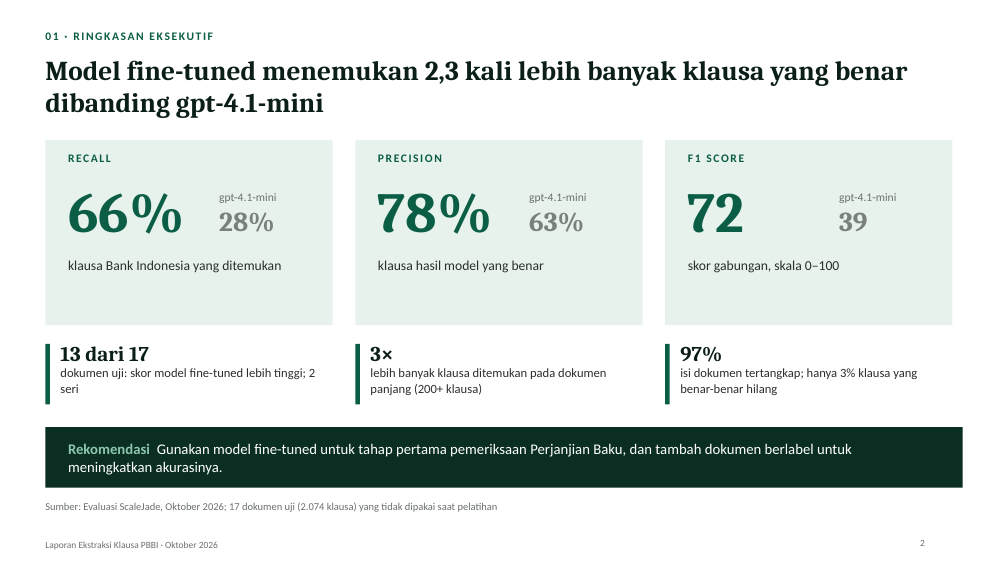
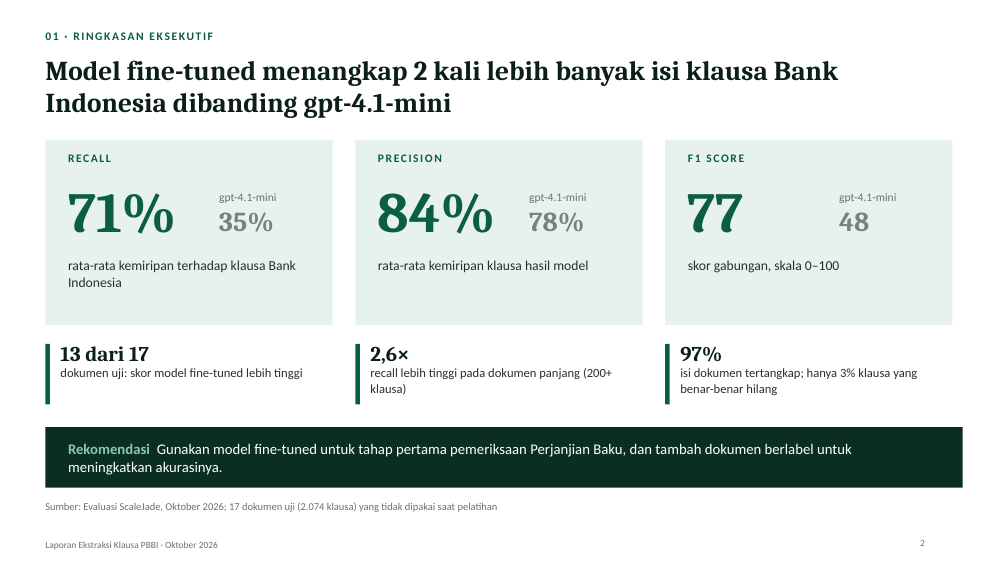
Before and after one commit to scalejade/mlops, a slide deck: slide 2 of docs/pbbi/reports/report-pbbi-extraction-id.pptx. Drawn at 1008x567 pixels with LibreOffice and Linux fonts; fonts in the diff are those of the drawing; background and template pictures are left out. Boxes give left, top, right and bottom in pixels: in the first picture for what was removed or moved away, otherwise in the second. Text is boxed around its words. In the diff, an @@ line names an element or a change of style, - is before the commit and + after.

```diff
--- a/docs/pbbi/reports/report-pbbi-extraction-id.pptx
+++ b/docs/pbbi/reports/report-pbbi-extraction-id.pptx
@@ title at box(45, 60, 838, 203): text changed @@
-Model fine-tuned menemukan 2,3 kali lebih banyak klausa yang benar dibanding gpt-4.1-mini
+Model fine-tuned menangkap 2 kali lebih banyak isi klausa Bank Indonesia dibanding gpt-4.1-mini
@@ text at box(68, 193, 177, 234): text changed @@
-66%
+71%
@@ text at box(378, 193, 496, 234): text changed @@
-78%
+84%
@@ text at box(688, 194, 744, 233): text changed @@
-72
+77
@@ text at box(219, 212, 274, 232): text changed @@
-28%
+35%
@@ text at box(529, 212, 584, 232): text changed @@
-63%
+78%
@@ text at box(839, 212, 869, 231): text changed @@
-39
+48
@@ text at box(68, 260, 296, 287): text changed @@
-klausa Bank Indonesia yang ditemukan
+rata-rata kemiripan terhadap klausa Bank Indonesia
@@ text at box(378, 260, 588, 272): text changed @@
-klausa hasil model yang benar
+rata-rata kemiripan klausa hasil model
@@ text at box(370, 346, 612, 395): text changed @@
-3×
-lebih banyak klausa ditemukan pada dokumen panjang (200+ klausa)
+2,6×
+recall lebih tinggi pada dokumen panjang (200+ klausa)
@@ text at box(60, 368, 302, 379): text changed @@
-dokumen uji: skor model fine-tuned lebih tinggi; 2 seri
+dokumen uji: skor model fine-tuned lebih tinggi
```
Also in this commit, not shown: 10 other slides changed, 2 other files.
